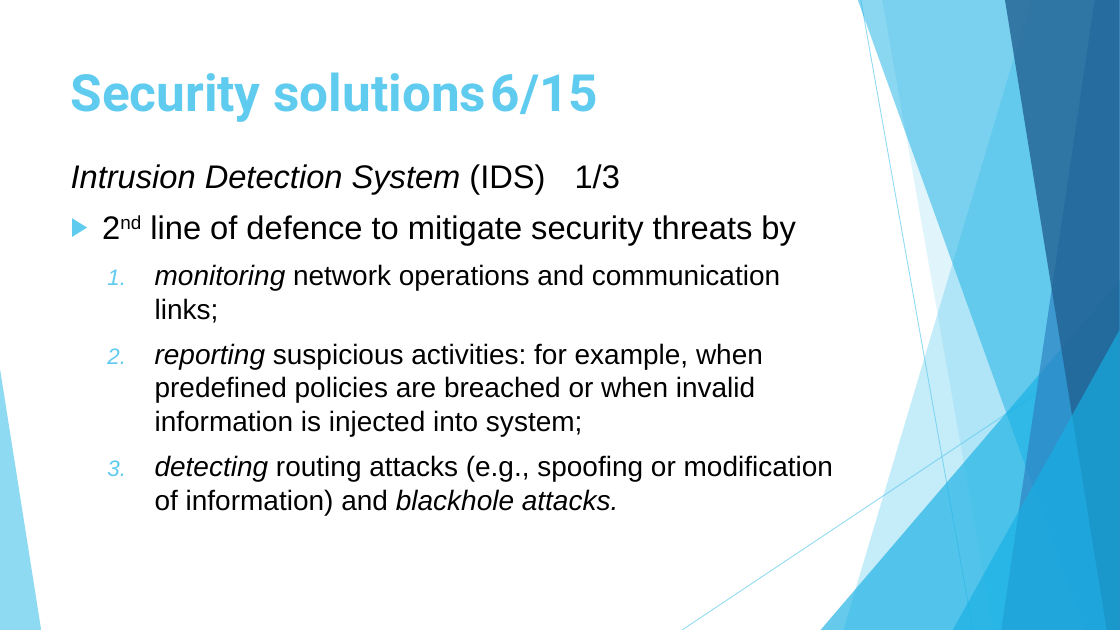
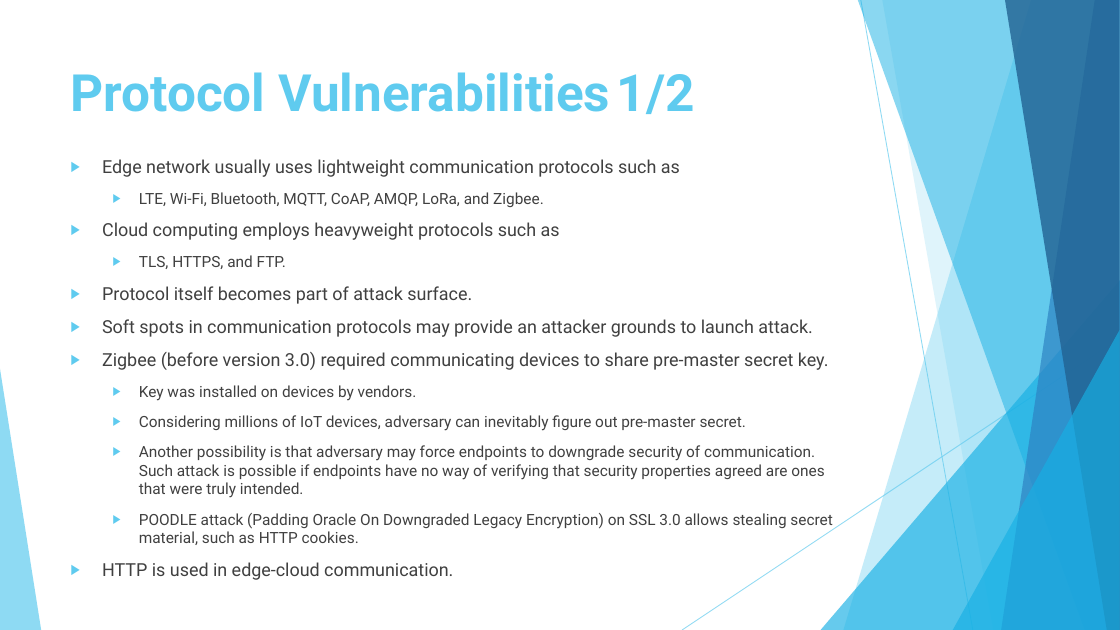
Before and after one commit to s2n-cnit/phd-stiet-cyber-security-approaches-cloud-edge-environments, a slide deck: slide 43 of slides/slides-4.pptx (slide 34 before the commit). Drawn at 1120x630 pixels with LibreOffice and Linux fonts; fonts in the diff are those of the drawing; background and template pictures are left out. Boxes give left, top, right and bottom in pixels: in the first picture for what was removed or moved away, otherwise in the second. Text is boxed around its words. In the diff, an @@ line names an element or a change of style, - is before the commit and + after.

```diff
--- a/slides/slides-4.pptx
+++ b/slides/slides-4.pptx
@@ title at [71, 72, 695, 114]: text changed @@
-Security solutions 6/15
+Protocol Vulnerabilities 1/2
@@ text at [102, 159, 832, 545]: text changed; size 24 to 13.2 pt; font Arial to Roboto; text colour #000000 to #404040 @@
-Intrusion Detection System (IDS) 1/3
-▶ 2nd line of defence to mitigate security threats by
-  1. monitoring network operations and communication links;
-  2. reporting suspicious activities: for example, when predefined policies are breached or when invalid information is injected into system;
-  3. detecting routing attacks (e.g., spoofing or modification of information) and blackhole attacks.
+▶ Edge network usually uses lightweight communication protocols such as
+  ▶ LTE, Wi-Fi, Bluetooth, MQTT, CoAP, AMQP, LoRa, and Zigbee.
+▶ Cloud computing employs heavyweight protocols such as
+  ▶ TLS, HTTPS, and FTP.
+▶ Protocol itself becomes part of attack surface.
+▶ Soft spots in communication protocols may provide an attacker grounds to launch attack.
+▶ Zigbee (before version 3.0) required communicating devices to share pre-master secret key.
+  ▶ Key was installed on devices by vendors.
+  ▶ Considering millions of IoT devices, adversary can inevitably figure out pre-master secret.
+  ▶ Another possibility is that adversary may force endpoints to downgrade security of communication. Such attack is possible if endpoints have no way of verifying that security properties agreed are ones that were truly intended.
+  ▶ POODLE attack (Padding Oracle On Downgraded Legacy Encryption) on SSL 3.0 allows stealing secret material, such as HTTP cookies.
+▶ HTTP is used in edge-cloud communication.
```
Also in this commit, not shown: 34 other slides changed, 93 slides added, 10 slides removed, 12 other files.
